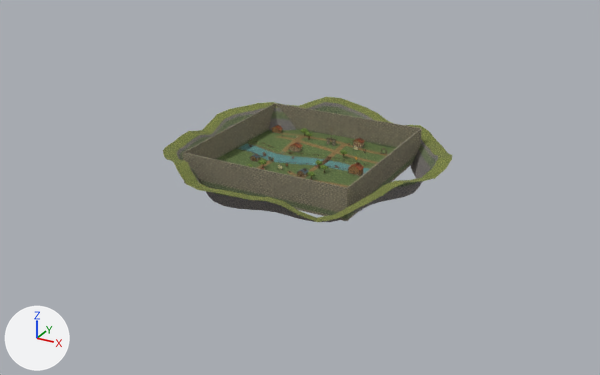
A saved change to the FBX model Assets/Resources/Bellwake/Rooms/SillwaterFlood.fbx.
One viewpoint serves both versions: a 50 mm camera at (256.0, -475.0, 221.0) aimed at (2.0, -13.0, -10.0). Every picture has the same lights, and +X, +Y and +Z are marked at lower left. The picture after the commit comes second.

The scene before the commit, as lines of its bpy script (objects in view):
```python
ob_c_solids = bpy.data.objects.new('C_Solids', me_continuous_boundary_core_004)
ob_c_solids.location = (0.0, 0.0, 0.0)
ob_set = bpy.data.objects.new('Set', me_larch_rail_044)
ob_set.location = (0.0, 0.0, 0.0)
ob_terrain = bpy.data.objects.new('Terrain', me_continuous_parish_terrain_001)
ob_terrain.location = (0.0, 0.0, 0.0)
# also in view: 'Waterline' at (0.0, 7.0, 1.0); 'Horizon' at (2.0, 2.0, 10.0); 'Rim' at (0.0, 0.0, 1.0)
```
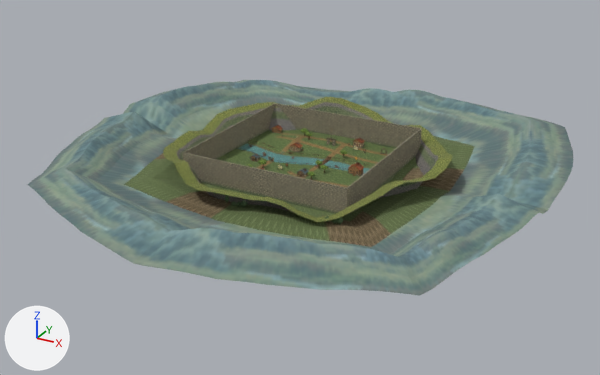
Scene script edits in JSON lines:
```json
{"op": "add", "block": "img_countrybeyond_png", "code": ["img_countrybeyond_png = load_image('CountryBeyond.png', '../Textures/CountryBeyond.png', 512, 256, 'sRGB')"]}
{"op": "add", "block": "mat_countrybeyond", "code": ["mat_countrybeyond = principled_material('CountryBeyond')", "mat_countrybeyond.texture = img_countrybeyond_png", "mat_countrybeyond.roughness = 0.95"]}
{"op": "add", "block": "me_valley_floor__shoulders_and_far_crest_002", "code": ["me_valley_floor__shoulders_and_far_crest_002 = bpy.data.meshes.new('Valley floor, shoulders and far crest.002')", "me_valley_floor__shoulders_and_far_crest_002.from_pydata(...)  # 1267 vertices, 1170 faces; spans x -177.0..168.0, y -178.0..165.0, z -1.0..23.0", "me_valley_floor__shoulders_and_far_crest_002.materials.append(mat_countrybeyond)  # picture img_countrybeyond_png"]}
{"op": "add", "block": "ob_surroundings", "code": ["ob_surroundings = bpy.data.objects.new('Surroundings', me_valley_floor__shoulders_and_far_crest_002)", "ob_surroundings.location = (0.0, 0.0, 0.0)"]}
```

Where the change shows, as pixel boxes (x1, y1, x2, y2) in the pictures (600 x 375 px):
```json
{"object": "Surroundings", "change": "added", "after": [27, 80, 574, 296]}
```
